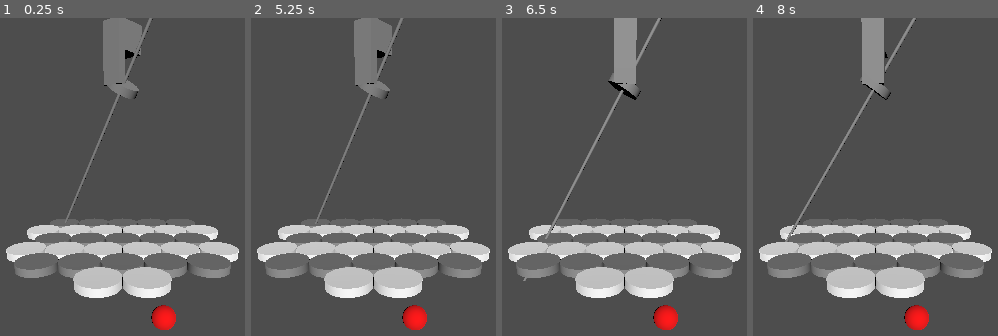
Above: before the commit, frames 1-4 (left to right).
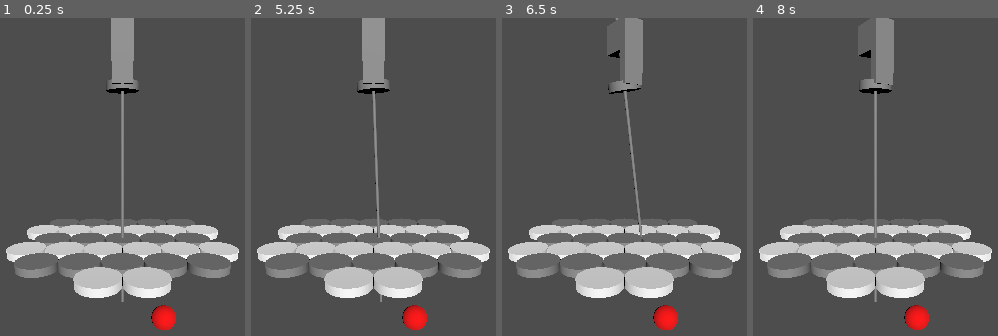
Above: after the commit, the same moments.

Repository: elmjag/lpointer
Game: Godot game, scene res://main.tscn
Same seed, same stepped clock (60 frames per second), same inputs: the game is played once before the commit and once after it.
Inputs (mouse positions are in pixels of both pictures, inside the frame that each line leads up to):
- Up to frame 1 (0.25 s): no input
- Up to frame 2 (5.25 s): tap Enter at 0.5, 2, 3.5 s; move the mouse to (outside the picture) at 0.52 s; hold D 0.53-1.28 s; click (outside the picture) at 0.67 s; tap Space at 1.25, 2.75, 4.25 s; move the mouse to (outside the picture) at 1.27 s; hold Down 1.28-2.03 s; move the mouse to (454, 145) at 2.02 s; hold D 2.03-2.78 s; move the mouse to (334, 332) at 2.77 s; hold Up 2.78-3.53 s; click (334, 332) at 2.92 s; move the mouse to (outside the picture) at 3.52 s; hold A 3.53-5.03 s; move the mouse to (outside the picture) at 4.27 s; move the mouse to (412, 243) at 5.02 s; hold Down from 5.03 s (still down); click (412, 243) at 5.17 s
- Up to frame 3 (6.5 s): move the mouse to (504, 129) at 5.77 s; release Down at 5.78 s; hold D from 5.78 s (still down)
- Up to frame 4 (8 s): move the mouse to (outside the picture) at 6.52 s; release D at 6.53 s; hold Up 6.53-7.28 s; move the mouse to (outside the picture) at 7.27 s; hold D from 7.28 s (still down); click (outside the picture) at 7.42 s

The runs differ from the first frame. In frame 1, 4.1% of the frame differs, in the area x 26-63%, y 0-90%; in frame 2, 3.7%; in frame 3, 3.0%; in frame 4, 3.5%.

Commit message:
squash laser pointer for dewar pucks

Diff:
--- a/controller.gd
+++ b/controller.gd
@@ -2,8 +2,8 @@
 
 const HEIGHT = 4.0
 
-const X = -2.0
-const Y = -1.732
+const X = .0
+const Y = .0
 
 var x = X
 var y = Y
